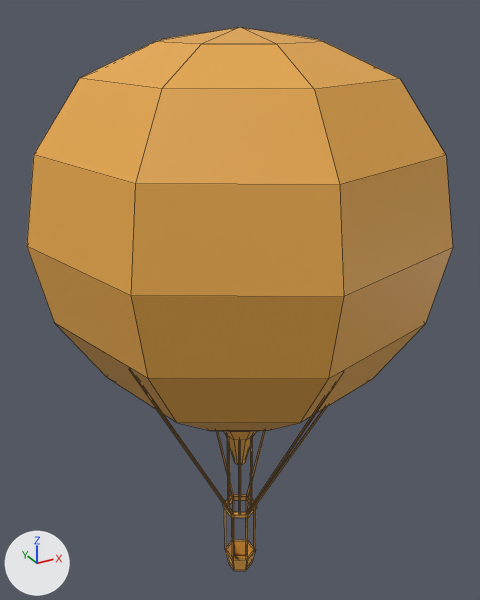
An edit to the FBX model ByTheTide/Assets/Asset Packs/polyperfect/Low Poly Ultimate Pack/T/- Meshes_T/Zulu_T/balloon-spotter.fbx, drawn before and after from the same camera.
Both versions are drawn from a 50 mm camera at (-9.03, -16.41, 18.84) aimed at (0.27, 0.49, 10.39). Lighting does not change. The marker at lower left points along +X, +Y and +Z. Mesh edges are drawn as thin lines. Where no turn or scale is listed for an object, it has been applied to the vertices.

Names of what the first picture shows: 'balloon-spotter'.
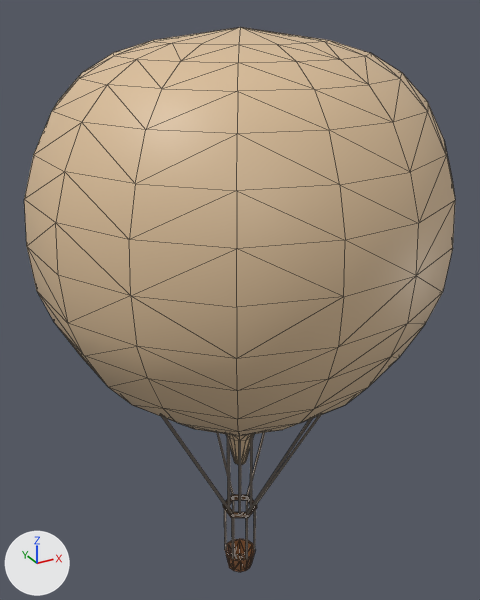
Commit message: new balloon

Where the newer file only moved an object's origin or applied its transform, the numbers keep the older frame.

What differs and where, as boxes (x1, y1, x2, y2) in the pictures (480 x 600 px):
```json
{"object": "balloon-spotter", "change": "reshaped", "before": [27, 27, 453, 571], "after": [24, 27, 455, 572]}
{"part": 1, "of": "me_balloon_spotter", "change": "added", "after": [24, 27, 455, 465], "on screen": "beige"}
{"part": 2, "of": "me_balloon_spotter", "change": "added", "after": [225, 539, 255, 572], "on screen": "brown"}
```

The change, as JSON lines over the scene's bpy script:
```json
{"op": "add", "block": "img_atlas_albedo_lpup_png", "code": ["img_atlas_albedo_lpup_png = load_image('atlas-albedo-LPUP.png', '../../../- Textures/atlas-albedo-LPUP.png', 1024, 1024, 'sRGB')"]}
{"op": "add", "block": "mat_use_me", "code": ["mat_use_me = principled_material('USE_ME')", "mat_use_me.texture = img_atlas_albedo_lpup_png"]}
{"block": "me_balloon_spotter", "where": "# used by ob_balloon_spotter; location = (0.0, 0.0, 0.0)"}
{"op": "remove", "block": "me_balloon_spotter", "code": "me_balloon_spotter.from_pydata(...)  # 219 vertices, 183 faces; spans x -6.0..6.0, y -6.0..6.0, z 0.0..18.4"}
{"op": "remove", "block": "me_balloon_spotter", "code": "me_balloon_spotter.materials.append(mat_lowpoly_colors)  # orange #e7a747"}
{"op": "add", "block": "me_balloon_spotter", "code": "me_balloon_spotter.from_pydata(...)  # 425 vertices, 770 faces; spans x -6.0..6.0, y -6.0..6.0, z -0.2..18.4"}
{"block": "me_balloon_spotter", "change": "me_balloon_spotter part 1: 176 vertices added at x -5.9..5.9, y -5.9..5.9, z 4.6..18.1"}
{"block": "me_balloon_spotter", "change": "me_balloon_spotter part 2: 30 vertices added at x -0.6..0.6, y -0.5..0.5, z -0.2..0.6"}
{"block": "me_balloon_spotter", "change": "me_balloon_spotter part 3: the surface is now shaded smooth"}
{"op": "add", "block": "me_balloon_spotter", "code": "me_balloon_spotter.materials.append(mat_use_me)  # picture img_atlas_albedo_lpup_png"}
```
